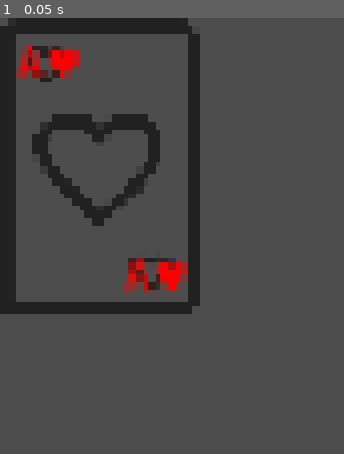
Above: before the commit, frame 1.
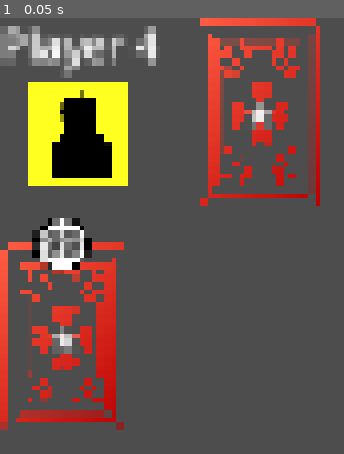
Above: after the commit, the same moment.

Repository: redd096/scala_tedesca
Game: Godot game, scene res://game_scene/prefabs/player_cards.tscn
Two runs of this game, one before a commit and one after it. Both use one fixed random seed, a clock stepped at 60 frames per second and the inputs below. This scene is started directly instead of the project's main scene.
Inputs:
- Up to frame 1 (0.05 s): no input

The runs differ from the first frame. In frame 1, 34% of the frame differs, in the area x 0-94%, y 0-95%.

Commit message:
card and player_cards prefabs

Diff:
--- a/game_scene/prefabs/card.tscn
+++ b/game_scene/prefabs/card.tscn
@@ -1,14 +1,17 @@
-[gd_scene load_steps=4 format=3 uid="uid://bk2x7qj8v5mn6"]
+[gd_scene load_steps=5 format=3 uid="uid://bk2x7qj8v5mn6"]
 
+[ext_resource type="Theme" uid="uid://dh75y1pvxkaar" path="res://game_scene/themes/card_theme.tres" id="1_j5c3o"]
 [ext_resource type="Script" uid="uid://bny2v6nu6dwq0" path="res://game_scene/scripts/prefabs_controllers/card_controller.gd" id="1_pvvkm"]
 [ext_resource type="Texture2D" uid="uid://e2bw70nln230" path="res://game_scene/textures/back_card_red.png" id="2_ho0u6"]
 [ext_resource type="Texture2D" uid="uid://4pidu3mb6ni1" path="res://game_scene/textures/front_card_red.png" id="3_la2fe"]
 
 [node name="Card" type="Control" node_paths=PackedStringArray("card_front", "card_back", "front_image", "back_image", "top_left_label", "bottom_right_label")]
+custom_minimum_size = Vector2(50, 75)
 layout_mode = 3
 anchors_preset = 0
-offset_right = 80.0
-offset_bottom = 120.0
+offset_right = 50.0
+offset_bottom = 75.0
+theme = ExtResource("1_j5c3o")
 script = ExtResource("1_pvvkm")
 card_front = NodePath("CardFront")
 card_back = NodePath("CardBack")
@@ -18,6 +21,7 @@
 bottom_right_label = NodePath("CardFront/BottomRightLabel")
 
 [node name="CardFront" type="Control" parent="."]
+visible = false
 layout_mode = 1
 anchors_preset = 15
 anchor_right = 1.0
@@ -62,34 +66,31 @@
 [node name="TopLeftLabel" type="Label" parent="CardFront"]
 modulate = Color(1, 0, 0, 1)
 layout_mode = 1
-offset_left = 6.0
-offset_top = 6.0
-offset_right = 17.0
-offset_bottom = 29.0
+anchors_preset = 10
+anchor_right = 1.0
+offset_left = 2.0
+offset_right = 2.0
+offset_bottom = 18.0
+grow_horizontal = 2
 text = "A♥"
-horizontal_alignment = 1
-vertical_alignment = 1
 
 [node name="BottomRightLabel" type="Label" parent="CardFront"]
 modulate = Color(1, 0, 0, 1)
 layout_mode = 1
-anchors_preset = 3
-anchor_left = 1.0
+anchors_preset = 12
 anchor_top = 1.0
 anchor_right = 1.0
 anchor_bottom = 1.0
-offset_left = -31.0
-offset_top = -29.0
-offset_right = -6.0
-offset_bottom = -6.0
-grow_horizontal = 0
+offset_left = -2.0
+offset_top = -18.0
+offset_right = -2.0
+grow_horizontal = 2
 grow_vertical = 0
 text = "A♥"
-horizontal_alignment = 1
-vertical_alignment = 1
+horizontal_alignment = 2
+vertical_alignment = 2
 
 [node name="CardBack" type="Control" parent="."]
-visible = false
 layout_mode = 1
 anchors_preset = 15
 anchor_right = 1.0
@@ -107,31 +108,6 @@
 texture = ExtResource("2_ho0u6")
 expand_mode = 1
 
-[node name="Border" type="ColorRect" parent="CardBack"]
-visible = false
-layout_mode = 1
-anchors_preset = 15
-anchor_right = 1.0
-anchor_bottom = 1.0
-grow_horizontal = 2
-grow_vertical = 2
-mouse_filter = 2
-color = Color(0, 0, 0, 1)
-
-[node name="InnerArea" type="ColorRect" parent="CardBack/Border"]
-layout_mode = 1
-anchors_preset = 15
-anchor_right = 1.0
-anchor_bottom = 1.0
-offset_left = 2.0
-offset_top = 2.0
-offset_right = -2.0
-offset_bottom = -2.0
-grow_horizontal = 2
-grow_vertical = 2
-mouse_filter = 2
-color = Color(0.2, 0.3, 0.8, 1)
-
 [node name="Pattern" type="Label" parent="CardBack"]
 layout_mode = 1
 anchors_preset = 8
--- a/game_scene/prefabs/player_cards.tscn
+++ b/game_scene/prefabs/player_cards.tscn
@@ -1,16 +1,82 @@
-[gd_scene load_steps=3 format=3 uid="uid://dvdbqx7bhuugt"]
+[gd_scene load_steps=7 format=3 uid="uid://dvdbqx7bhuugt"]
 
 [ext_resource type="Script" uid="uid://bmrt6f1gqqyxo" path="res://game_scene/scripts/prefabs_controllers/player_cards_controller.gd" id="1_d1l1r"]
-[ext_resource type="Texture2D" uid="uid://4pidu3mb6ni1" path="res://game_scene/textures/front_card_red.png" id="2_rr5q2"]
+[ext_resource type="Theme" uid="uid://c1c3r7wvm3hf5" path="res://game_scene/themes/player_cards_theme.tres" id="1_rr5q2"]
+[ext_resource type="Texture2D" uid="uid://b4fdh16sa1tfh" path="res://game_scene/textures/player_icon.png" id="2_kr6ql"]
+[ext_resource type="PackedScene" uid="uid://bk2x7qj8v5mn6" path="res://game_scene/prefabs/card.tscn" id="3_rr5q2"]
+[ext_resource type="Texture2D" uid="uid://dt6bul5nng0yd" path="res://game_scene/textures/black_circle.tres" id="4_rr5q2"]
+[ext_resource type="Texture2D" uid="uid://lxa3o8mrue7e" path="res://game_scene/textures/white_circle.tres" id="5_kg8av"]
 
-[node name="PlayerCards" type="Control"]
+[node name="PlayerCards" type="Control" node_paths=PackedStringArray("name_label", "turn_icon", "pozzetto_container", "cards_container_obj", "cards_container", "overflow_container_obj", "overflow_counter_label")]
 layout_mode = 3
 anchors_preset = 0
-offset_right = 80.0
-offset_bottom = 120.0
+offset_right = 160.0
+offset_bottom = 170.0
+theme = ExtResource("1_rr5q2")
 script = ExtResource("1_d1l1r")
+name_label = NodePath("Player_VBoxContainer/NameLabel")
+turn_icon = NodePath("Player_VBoxContainer/CenterContainer/TurnIcon")
+pozzetto_container = NodePath("PozzettoContainer")
+cards_container_obj = NodePath("CardsScroll")
+cards_container = NodePath("CardsScroll/CardsContainer")
+overflow_container_obj = NodePath("OverflowContainer")
+overflow_counter_label = NodePath("OverflowContainer/Outline/MarginContainer/Background/OverflowCounterLabel")
 
-[node name="CardFront" type="Control" parent="."]
+[node name="Player_VBoxContainer" type="VBoxContainer" parent="."]
+layout_mode = 0
+offset_right = 62.0
+offset_bottom = 67.0
+
+[node name="NameLabel" type="Label" parent="Player_VBoxContainer"]
+layout_mode = 2
+text = "Player 4"
+
+[node name="CenterContainer" type="AspectRatioContainer" parent="Player_VBoxContainer"]
+layout_mode = 2
+size_flags_vertical = 3
+
+[node name="BackgroundColor" type="ColorRect" parent="Player_VBoxContainer/CenterContainer"]
+layout_mode = 2
+size_flags_vertical = 3
+
+[node name="TurnIcon" type="ColorRect" parent="Player_VBoxContainer/CenterContainer"]
+layout_mode = 2
+size_flags_vertical = 3
+color = Color(1, 1, 0.12549, 1)
+
+[node name="TextureRect" type="TextureRect" parent="Player_VBoxContainer/CenterContainer"]
+layout_mode = 2
+texture = ExtResource("2_kr6ql")
+expand_mode = 1
+stretch_mode = 5
+
+[node name="OverflowContainer" type="Control" parent="."]
+layout_mode = 1
+anchors_preset = 2
+anchor_top = 1.0
+anchor_bottom = 1.0
+offset_top = -80.0
+offset_right = 50.0
+offset_bottom = -5.0
+grow_vertical = 0
+
+[node name="Card" parent="OverflowContainer" instance=ExtResource("3_rr5q2")]
+layout_mode = 1
+
+[node name="Outline" type="TextureRect" parent="OverflowContainer"]
+layout_mode = 1
+anchors_preset = 5
+anchor_left = 0.5
+anchor_right = 0.5
+offset_left = -17.0
+offset_top = -16.0
+offset_right = 15.0
+offset_bottom = 16.0
+grow_horizontal = 2
+texture = ExtResource("4_rr5q2")
+expand_mode = 1
+
+[node name="MarginContainer" type="MarginContainer" parent="OverflowContainer/Outline"]
 layout_mode = 1
 anchors_preset = 15
 anchor_right = 1.0
@@ -18,65 +84,116 @@
 grow_horizontal = 2
 grow_vertical = 2
 
-[node name="FrontBackground" type="TextureRect" parent="CardFront"]
+[node name="Background" type="TextureRect" parent="OverflowContainer/Outline/MarginContainer"]
+layout_mode = 2
+texture = ExtResource("5_kg8av")
+expand_mode = 1
+
+[node name="OverflowCounterLabel" type="Label" parent="OverflowContainer/Outline/MarginContainer/Background"]
 layout_mode = 1
 anchors_preset = 15
 anchor_right = 1.0
 anchor_bottom = 1.0
 grow_horizontal = 2
 grow_vertical = 2
-texture = ExtResource("2_rr5q2")
+theme_type_variation = &"LabelNumber"
+text = "99"
+horizontal_alignment = 1
+vertical_alignment = 1
+
+[node name="PozzettoContainer" type="Control" parent="."]
+anchors_preset = 0
+offset_left = 78.0
+offset_right = 128.0
+offset_bottom = 75.0
+
+[node name="Card" parent="PozzettoContainer" instance=ExtResource("3_rr5q2")]
+layout_mode = 1
+
+[node name="Outline" type="TextureRect" parent="PozzettoContainer"]
+visible = false
+layout_mode = 1
+anchors_preset = 5
+anchor_left = 0.5
+anchor_right = 0.5
+offset_left = -17.0
+offset_top = -16.0
+offset_right = 15.0
+offset_bottom = 16.0
+grow_horizontal = 2
+texture = ExtResource("4_rr5q2")
 expand_mode = 1
 
-[node name="Border" type="ColorRect" parent="CardFront"]
-visible = false
+[node name="MarginContainer" type="MarginContainer" parent="PozzettoContainer/Outline"]
 layout_mode = 1
 anchors_preset = 15
 anchor_right = 1.0
 anchor_bottom = 1.0
 grow_horizontal = 2
 grow_vertical = 2
-mouse_filter = 2
-color = Color(0, 0, 0, 1)
 
-[node name="InnerArea" type="ColorRect" parent="CardFront/Border"]
+[node name="Background" type="TextureRect" parent="PozzettoContainer/Outline/MarginContainer"]
+layout_mode = 2
+texture = ExtResource("5_kg8av")
+expand_mode = 1
+
+[node name="OverflowCounterLabel" type="Label" parent="PozzettoContainer/Outline/MarginContainer/Background"]
 layout_mode = 1
 anchors_preset = 15
 anchor_right = 1.0
 anchor_bottom = 1.0
-offset_left = 2.0
-offset_top = 2.0
-offset_right = -2.0
-offset_bottom = -2.0
 grow_horizontal = 2
 grow_vertical = 2
-mouse_filter = 2
-
-[node name="TopLeftLabel" type="Label" parent="CardFront"]
-modulate = Color(1, 0, 0, 1)
-layout_mode = 1
-offset_left = 6.0
-offset_top = 6.0
-offset_right = 17.0
-offset_bottom = 29.0
-text = "A♥"
+theme_type_variation = &"LabelNumber"
+text = "99"
 horizontal_alignment = 1
 vertical_alignment = 1
 
-[node name="BottomRightLabel" type="Label" parent="CardFront"]
-modulate = Color(1, 0, 0, 1)
+[node name="CardsScroll" type="ScrollContainer" parent="."]
+visible = false
 layout_mode = 1
-anchors_preset = 3
-anchor_left = 1.0
+anchors_preset = 12
 anchor_top = 1.0
 anchor_right = 1.0
 anchor_bottom = 1.0
-offset_left = -31.0
-offset_top = -29.0
-offset_right = -6.0
-offset_bottom = -6.0
-grow_horizontal = 0
+offset_top = -80.0
+offset_bottom = 3.0
+grow_horizontal = 2
 grow_vertical = 0
-text = "A♥"
-horizontal_alignment = 1
-vertical_alignment = 1
+horizontal_scroll_mode = 4
+vertical_scroll_mode = 0
+
+[node name="CardsContainer" type="HBoxContainer" parent="CardsScroll"]
+layout_mode = 2
+size_flags_horizontal = 3
+size_flags_vertical = 3
+
+[node name="Card" parent="CardsScroll/CardsContainer" instance=ExtResource("3_rr5q2")]
+layout_mode = 2
+
+[node name="Card2" parent="CardsScroll/CardsContainer" instance=ExtResource("3_rr5q2")]
+layout_mode = 2
+
+[node name="Card3" parent="CardsScroll/CardsContainer" instance=ExtResource("3_rr5q2")]
+layout_mode = 2
+
+[node name="Card4" parent="CardsScroll/CardsContainer" instance=ExtResource("3_rr5q2")]
+layout_mode = 2
+
+[node name="Card5" parent="CardsScroll/CardsContainer" instance=ExtResource("3_rr5q2")]
+layout_mode = 2
+
+[node name="Card6" parent="CardsScroll/CardsContainer" instance=ExtResource("3_rr5q2")]
+layout_mode = 2
+
+[node name="Card7" parent="CardsScroll/CardsContainer" instance=ExtResource("3_rr5q2")]
+layout_mode = 2
+
+[node name="Card8" parent="CardsScroll/CardsContainer" instance=ExtResource("3_rr5q2")]
+layout_mode = 2
+
+[node name="Card9" parent="CardsScroll/CardsContainer" instance=ExtResource("3_rr5q2")]
+layout_mode = 2
+
+[node name="Card10" parent="CardsScroll/CardsContainer" instance=ExtResource("3_rr5q2")]
+layout_mode = 2
--- a/game_scene/scripts/prefabs_controllers/player_cards_controller.gd
+++ b/game_scene/scripts/prefabs_controllers/player_cards_controller.gd
@@ -1,7 +1,7 @@
 class_name PlayerCardsController extends Node
 
 @export var name_label: Label
-@export var turn_icon: TextureRect
+@export var turn_icon: Control
 @export var pozzetto_container: Control
 @export_group("Cards in hand")
 ## When exceed this number of cards, use Overflow Container
@@ -46,16 +46,6 @@
 	# and be sure to show correct container
 	_show_correct_container()
 
-## Add card in pozzetto
-func add_pozzetto_card(card_ui: CardController):
-	pozzetto_container.add_child(card_ui)
-	pozzetto_cards.append(card_ui)
-
-## Remove card in pozzetto
-func remove_pozzetto_card(card_ui: CardController):
-	pozzetto_container.remove_child(card_ui)
-	pozzetto_cards.erase(card_ui)
-
 ## Show correct container (normal or overflow)
 func _show_correct_container():
 	# if exceed overflow, show overflow container, else show normal container
@@ -65,8 +55,12 @@
 	overflow_container_obj.visible = is_overflow
 	overflow_counter_label.text = str(cards_count)
 
-## Generate pozzetto in scene
-func generate_pozzetto(cards_ui: Array[CardController]):
-	for card_ui in cards_ui:
-		add_hand_card(card_ui)
-		pozzetto_cards.append(card_ui)
+## Add card in pozzetto
+func add_pozzetto_card(card_ui: CardController):
+	pozzetto_container.add_child.call_deferred(card_ui)
+	pozzetto_cards.append(card_ui)
+
+## Remove card in pozzetto
+func remove_pozzetto_card(card_ui: CardController):
+	pozzetto_container.remove_child(card_ui)
+	pozzetto_cards.erase(card_ui)
--- /dev/null
+++ b/game_scene/textures/black_circle.tres
@@ -0,0 +1,12 @@
+[gd_resource type="GradientTexture2D" load_steps=2 format=3 uid="uid://dt6bul5nng0yd"]
+
+[sub_resource type="Gradient" id="Gradient_kr6ql"]
+interpolation_mode = 1
+offsets = PackedFloat32Array(0.0882353, 0.993464)
+colors = PackedColorArray(0, 0, 0, 1, 0, 0, 0, 0)
+
+[resource]
+gradient = SubResource("Gradient_kr6ql")
+fill = 1
+fill_from = Vector2(0.5, 0.5)
+fill_to = Vector2(0.75, 0.75)
--- /dev/null
+++ b/game_scene/textures/white_circle.tres
@@ -0,0 +1,14 @@
+[gd_resource type="GradientTexture2D" load_steps=2 format=3 uid="uid://lxa3o8mrue7e"]
+
+[sub_resource type="Gradient" id="Gradient_kr6ql"]
+interpolation_mode = 1
+offsets = PackedFloat32Array(0.0882353, 0.993464)
+colors = PackedColorArray(1, 1, 1, 1, 1, 1, 1, 0)
+
+[resource]
+gradient = SubResource("Gradient_kr6ql")
+width = 60
+height = 60
+fill = 1
+fill_from = Vector2(0.5, 0.5)
+fill_to = Vector2(0.75, 0.75)
--- /dev/null
+++ b/game_scene/themes/card_theme.tres
@@ -0,0 +1,4 @@
+[gd_resource type="Theme" format=3 uid="uid://dh75y1pvxkaar"]
+
+[resource]
+Label/font_sizes/font_size = 13
--- /dev/null
+++ b/game_scene/themes/player_cards_theme.tres
@@ -0,0 +1,10 @@
+[gd_resource type="Theme" format=3 uid="uid://c1c3r7wvm3hf5"]
+
+[resource]
+LabelNumber/base_type = &"Label"
+LabelNumber/colors/font_color = Color(0, 0, 0, 1)
+LabelNumber/font_sizes/font_size = 14
+MarginContainer/constants/margin_bottom = 2
+MarginContainer/constants/margin_left = 2
+MarginContainer/constants/margin_right = 2
+MarginContainer/constants/margin_top = 2
